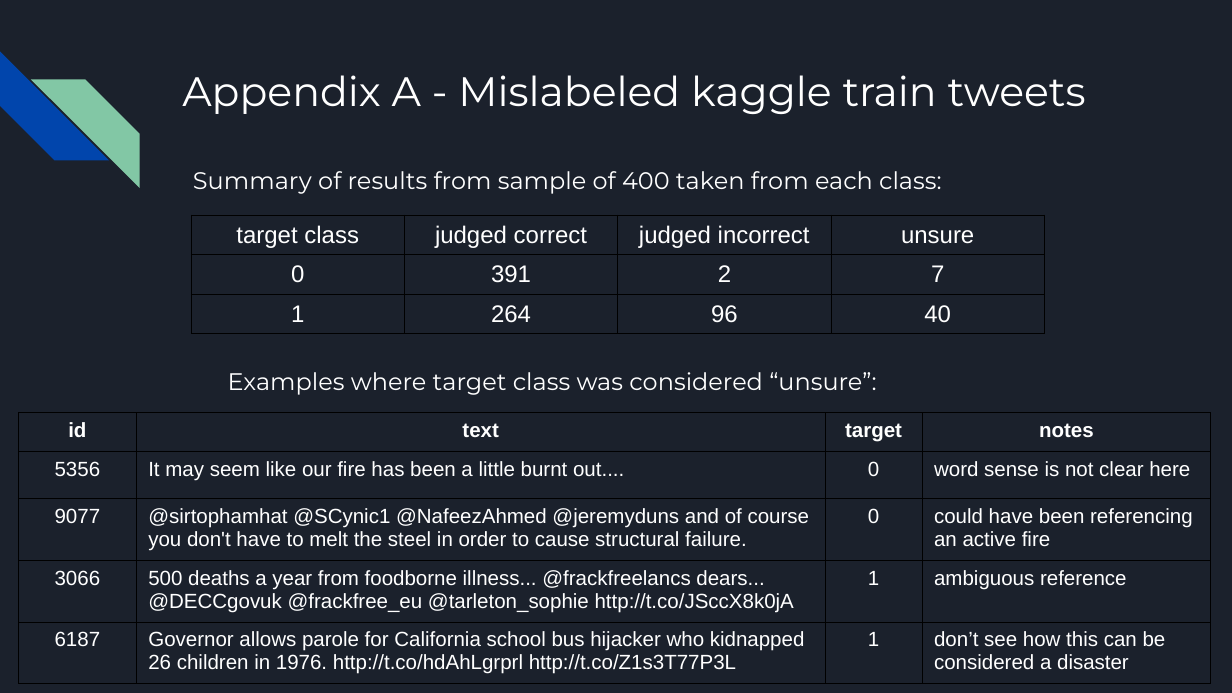
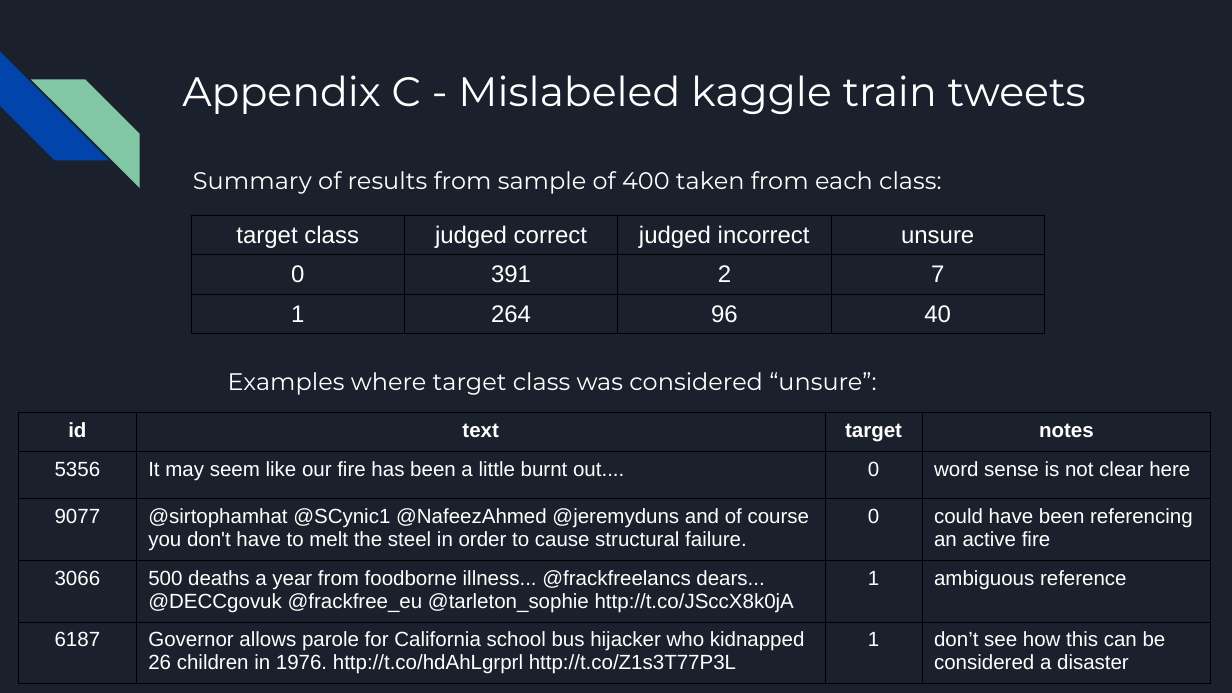
Before and after one commit to MichaelSzczepaniak/WordEmbeddings, a slide deck: slide 13 of word_embeddings_30min.odp (slide 14 before the commit). Drawn at 1232x693 pixels with LibreOffice and Linux fonts; fonts in the diff are those of the drawing. Boxes give left, top, right and bottom in pixels: in the first picture for what was removed or moved away, otherwise in the second. Text is boxed around its words. In the diff, an @@ line names an element or a change of style, - is before the commit and + after.

```diff
--- a/word_embeddings_30min.odp
+++ b/word_embeddings_30min.odp
@@ title at (x1=182, y1=75, x2=1086, y2=114): text changed @@
-Appendix A - Mislabeled kaggle train tweets
+Appendix C - Mislabeled kaggle train tweets
```
Also in this commit, not shown: 4 other slides changed, 6 slides added, 9 slides removed, 1 other file.
